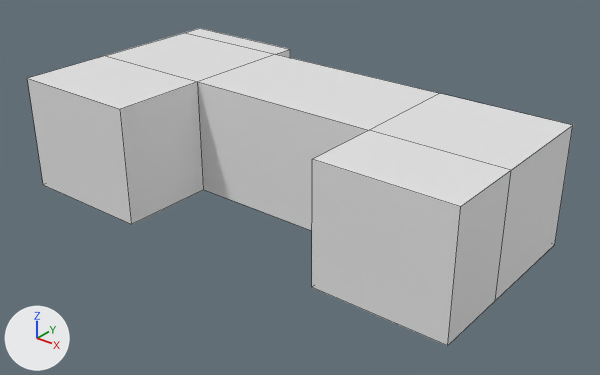
The Blender file cod building.blend, before and after one commit.
The view is the same before and after, from a 50 mm lens placed at (20.9, -25.3, 19.0), pointed at (0.8, -0.2, 3.4). Arrows for +X, +Y and +Z are at lower left; the lights stay in place. Mesh edges are drawn as thin lines.
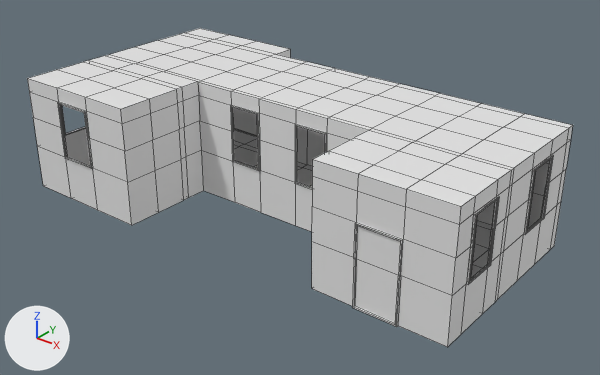
Boxes [x1, y1, x2, y2] around the edits, measured in the pictures (600 x 375 px):
'Cube', reshaped
    before: [27, 28, 573, 346]
    after: [27, 28, 573, 347]
part 1 of me_cube, built on
    before: [27, 49, 573, 346]
    after: [27, 32, 573, 347]

The edits, one by one:
me_cube is used by ob_cube; location (0.0, 0.0, 0.0).
me_cube had 28 vertices, 26 faces and spanned x -10.5..10.5, y -5.4..5.4, z 2.1..7.3.
me_cube now has 610 vertices, 586 faces and spans x -10.6..10.6, y -5.4..5.5, z 2.0..7.3.
me_cube part 1: 14 vertices removed from x -10.5..10.5, y -5.4..5.4, z 2.1; 596 vertices added at x -10.6..10.6, y -5.4..5.5, z 2.0..7.3.
